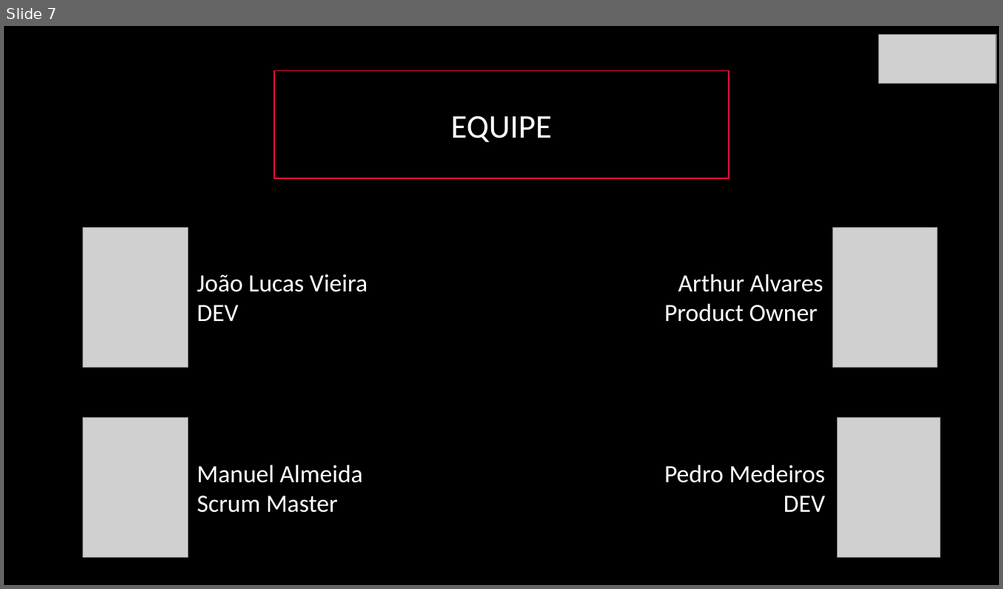
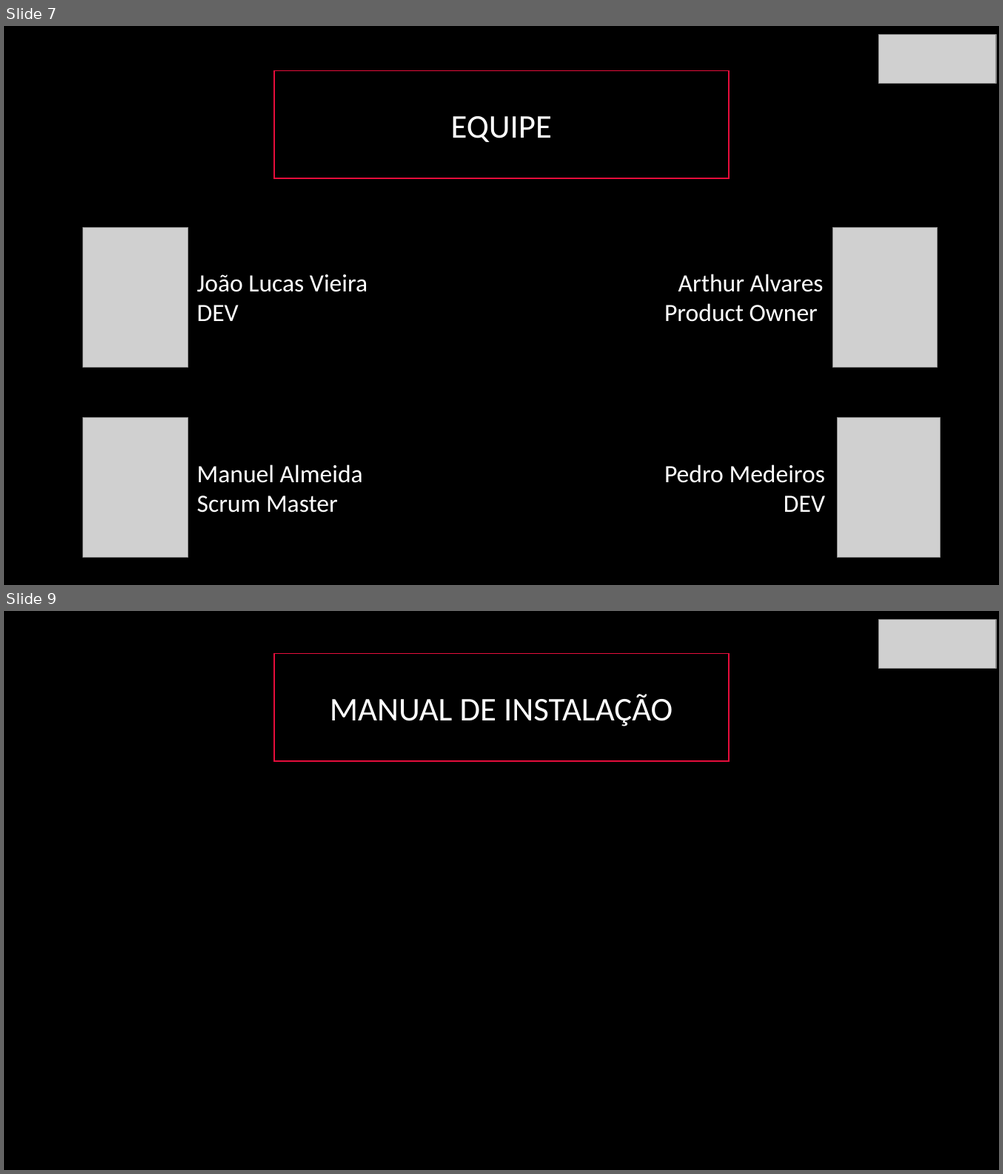
Before and after one commit to BandTec/blind-market, a slide deck: Apresentação-blindmarket.pptx. Shown one above the other, each under a label of ours: slide 7 before the commit, slides 7 and 9 after it; the slides between them are not shown. The pictures are 1003x589 and 1003x1174 pixels, drawn with LibreOffice and Linux fonts; fonts in the diff are those of the drawing; grey boxes stand for pictures. Boxes give left, top, right and bottom in pixels: in the first picture for what was removed or moved away, otherwise in the second. Text is boxed around its words. In the diff, an @@ line names an element or a change of style, - is before the commit and + after.

```diff
--- a/Apresentação-blindmarket.pptx
+++ b/Apresentação-blindmarket.pptx
@@ slide 9 added at [4, 611, 999, 1170], background #000000 @@
@@ picture added at [879, 620, 996, 669] @@
@@ rectangle added at [274, 653, 728, 762], fill #000000, outline #E50D3B 1 pt, 32 pt, text #FFFFFF @@
+MANUAL DE INSTALAÇÃO
```
Also in this commit, not shown: 7 other slides added, 1 slide removed.
